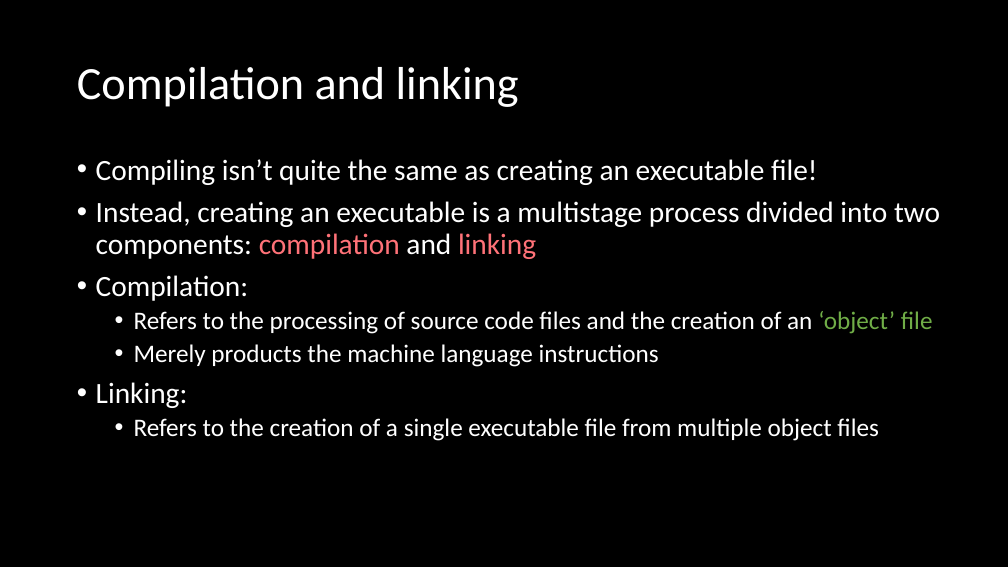
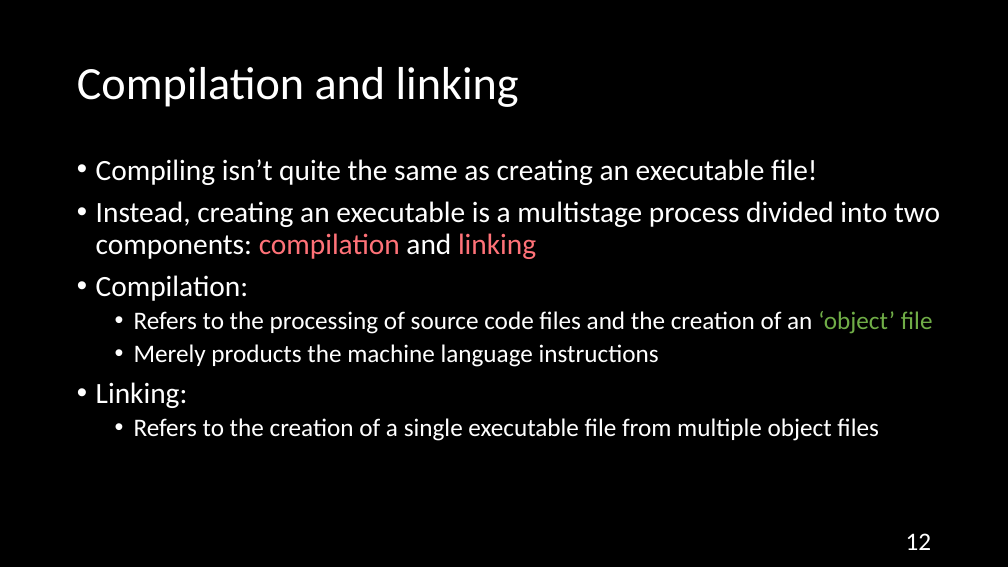
Before and after one commit to NYU-CSO/nyu-cso.github.io, a slide deck: slide 12 of rec-notes/r02.pptx. Drawn at 1008x567 pixels with LibreOffice and Linux fonts; fonts in the diff are those of the drawing. Boxes give left, top, right and bottom in pixels: in the first picture for what was removed or moved away, otherwise in the second. Text is boxed around its words. In the diff, an @@ line names an element or a change of style, - is before the commit and + after.

```diff
--- a/rec-notes/r02.pptx
+++ b/rec-notes/r02.pptx
@@ page number added at box(906, 533, 932, 550), 24 pt, text #FFFFFF @@
+12
```
Also in this commit, not shown: 24 other slides changed, 1 other file.
